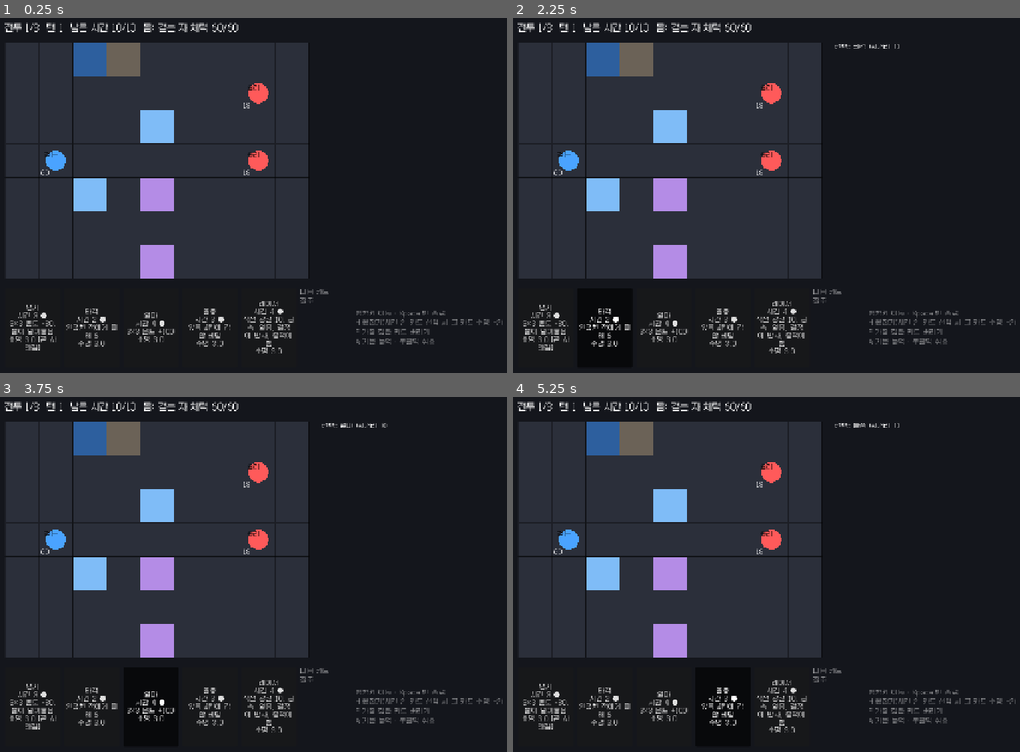
Above: before the commit, frames 1-4 (two rows, left to right).
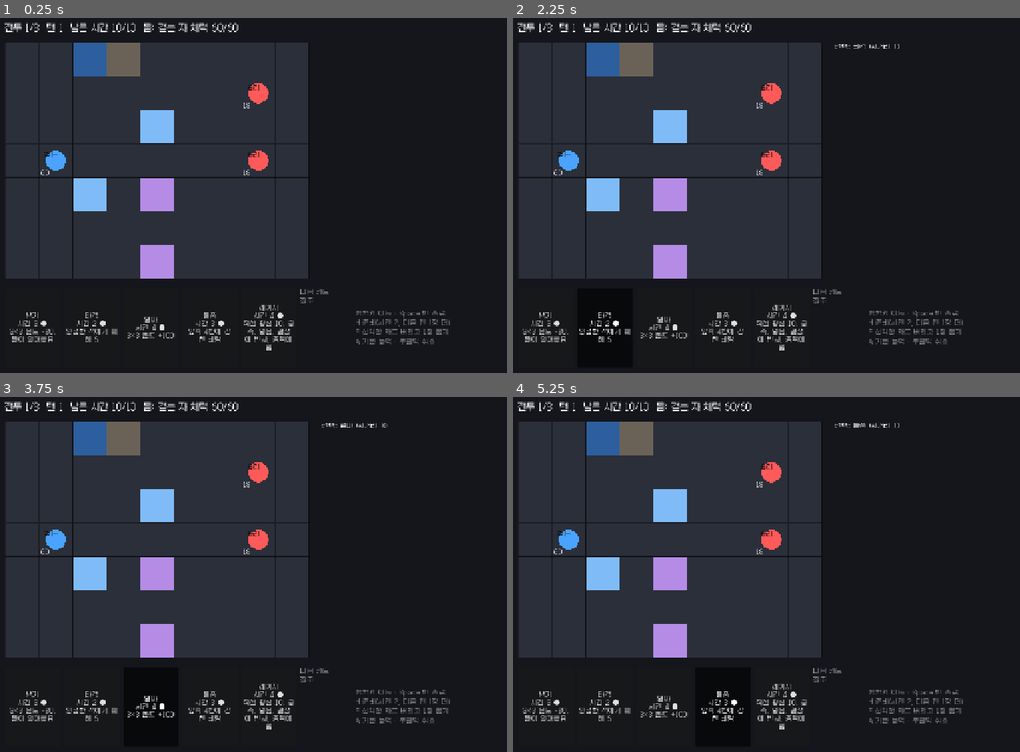
Above: after the commit, the same moments.

Repository: Luchenia/everycard
Game: Godot game, scene res://scenes/battle.tscn
Same seed, same stepped clock (60 frames per second), same inputs: the game is played once before the commit and once after it.
Inputs (mouse positions are in pixels of both pictures, inside the frame that each line leads up to):
- Up to frame 1 (0.25 s): no input
- Up to frame 2 (2.25 s): click (543, 326) at 0.5 s, where only the run before the commit has a clickable "냉기 시간 3 ● 3×3 온도 -80. 물이 얼어붙음…"; click (543, 326) at 1.25 s, where only the run after the commit has a clickable "냉기 시간 3 ● 3×3 온도 -80. 물이 얼어붙음"; click (604, 326) at 2 s, where only the run before the commit has a clickable "타격 시간 2 ● 인접한 적에게 피해 6 수명 3.0"
- Up to frame 3 (3.75 s): click (91, 705) at 2.75 s, where only the run after the commit has a clickable "타격 시간 2 ● 인접한 적에게 피해 6"; click (152, 705) at 3.5 s, where only the run before the commit has a clickable "열파 시간 4 ● 3×3 온도 +100 수명 3.0"
- Up to frame 4 (5.25 s): click (665, 705) at 4.25 s, where only the run after the commit has a clickable "열파 시간 4 ● 3×3 온도 +100"; click (720, 705) at 5 s, where only the run before the commit has a clickable "돌풍 시간 3 ● 앞쪽 4칸에 강한 바람 수명 3.0"

The runs differ from the first frame. In frame 1, 2.2% of the frame differs, in the area x 1-100%, y 79-95%; in frame 2, 2.3%; in frame 3, 2.3%; in frame 4, 2.3%.

Commit message:
feat: relaxed hand mode (default): cards stay, time speed sets draws, heavy cards take two slots
Co-Authored-By: Claude Opus 5.5 <noreply@anthropic.com>
Claude-Session: https://claude.ai/code/session_01Lpp6z2a9FxR3iVL1P5DjBQ

Diff:
--- a/src/sim/battle.gd
+++ b/src/sim/battle.gd
@@ -5,6 +5,7 @@
 
 const TURN_TIME := 10
 const HOLD_COST := 2
+const HAND_MODE := "relaxed"   # "relaxed" | "lifespan"
 
 var catalog: Catalog
 var rng: SimRng
@@ -86,7 +87,7 @@
 func _rebuild_belt() -> void:
 	belt_owner = human()
 	if belt_owner != null:
-		belt = HandBelt.new(belt_owner.deck, rng, catalog)
+		belt = HandBelt.new(belt_owner.deck, rng, catalog, 5, true, HAND_MODE)
 
 func _on_meta(part: Dictionary, user) -> void:
 	if user != human():
@@ -182,10 +183,10 @@
 	_log("hold", "손패 붙잡기", {})
 	return true
 
-func cmd_flush() -> bool:
+func cmd_flush(slot := -1) -> bool:
 	if phase != "player":
 		return false
-	belt.flush()
+	belt.flush(slot)
 	_log("flush", "손패 흘려보내기", {})
 	return true
 
--- a/src/sim/hand_belt.gd
+++ b/src/sim/hand_belt.gd
@@ -1,8 +1,10 @@
 class_name HandBelt
 extends RefCounted
-## Lifespan hand: each card in hand has its own remaining life. At turn end every life drops by
-## the turn speed (the time_scale of the player's cell); burnt-out cards go to the discard pile and
-## their slots refill from the draw pile in place. Heavy cards live longer.
+## The hand. Two modes:
+## - "relaxed" (default): cards stay until used. At turn end, empty slots receive floor(2 x speed)
+##   draws (speed = time_scale of the player's cell). Heavy cards take two slots.
+## - "lifespan": each card has its own remaining life that drops by the speed each turn end;
+##   burnt-out cards leave and every empty slot refills. Heavy cards live longer.
 
 const BASE_LIFE := 3
 const HEAVY_BONUS := 2
@@ -14,9 +16,12 @@
 var draw_pile: Array = []
 var discard: Array = []
 var _hold := false
-var reverse_next := false  # set by "reverse" meta effects: next turn end restores 1 life instead of decaying
+var reverse_next := false  # "reverse" meta effect: lifespan restores 1 life / relaxed draws 1 more
+var mode := "relaxed"
+var _bonus_draws := 0
 
-func _init(deck: Array, r: SimRng, cat: Catalog, size := 5, shuffle_deck := true) -> void:
+func _init(deck: Array, r: SimRng, cat: Catalog, size := 5, shuffle_deck := true, hand_mode := "relaxed") -> void:
+	mode = hand_mode
 	catalog = cat
 	rng = r
 	draw_pile = deck.duplicate()
@@ -25,6 +30,9 @@
 	slots.resize(size)
 	slots.fill(null)
 	_fill()
+
+func _heavy(id: String) -> bool:
+	return int(Effects.card_def(id, catalog).get("weight", 1)) > 1
 
 func life_for(id: String) -> float:
 	var w := int(Effects.card_def(id, catalog).get("weight", 1))
@@ -44,20 +52,48 @@
 		rng.shuffle(draw_pile)
 	return draw_pile.pop_front()
 
-func _fill() -> void:
-	for i in slots.size():
-		if slots[i] == null:
-			var id := _draw()
+## Draws into empty slots, at most max_draws cards (-1 = no limit). In relaxed mode a heavy
+## card needs two adjacent empty slots; if there is no room it waits on top of the draw pile.
+func _fill(max_draws := -1) -> void:
+	var drawn := 0
+	var i := 0
+	while i < slots.size():
+		if max_draws >= 0 and drawn >= max_draws:
+			return
+		if slots[i] != null:
+			i += 1
+			continue
+		var id := preview() if not draw_pile.is_empty() else ""
+		if id == "":
+			id = _draw()
 			if id == "":
 				return
+			draw_pile.push_front(id)
+		if mode == "relaxed" and _heavy(id):
+			if i + 1 >= slots.size() or slots[i + 1] != null:
+				i += 1
+				continue
+			_draw()
 			slots[i] = {"card_id": id, "life": life_for(id)}
+			slots[i + 1] = {"card_id": id, "tail": true}
+			drawn += 1
+			i += 2
+			continue
+		_draw()
+		slots[i] = {"card_id": id, "life": life_for(id)}
+		drawn += 1
+		i += 1
 
 ## Removes the card in a slot (it goes to the discard pile) and returns its id.
 func take(slot: int) -> String:
 	if slot < 0 or slot >= slots.size() or slots[slot] == null:
 		return ""
+	if slots[slot].get("tail", false):
+		slot -= 1
 	var id: String = slots[slot]["card_id"]
 	slots[slot] = null
+	if slot + 1 < slots.size() and slots[slot + 1] != null and slots[slot + 1].get("tail", false):
+		slots[slot + 1] = null
 	discard.append(id)
 	return id
 
@@ -66,6 +102,12 @@
 	slots[i] = null
 
 func end_turn(speed: float) -> void:
+	if mode == "relaxed":
+		var n := int(floor(clampf(speed, 0.0, 2.0) * 2.0 + 0.0001)) + _bonus_draws + (1 if reverse_next else 0)
+		_bonus_draws = 0
+		reverse_next = false
+		_fill(n)
+		return
 	var decay := clampf(speed, 0.0, 2.0)
 	if _hold:
 		decay = 0.0
@@ -83,13 +125,24 @@
 
 ## hold() freezes every card's life this turn; hold(slot) extends one card's life instead.
 func hold(slot := -1) -> void:
+	if mode == "relaxed":
+		_bonus_draws += 1
+		return
 	if slot >= 0 and slot < slots.size() and slots[slot] != null:
 		slots[slot]["life"] += HOLD_BONUS
 	else:
 		_hold = true
 
-## Burns the card closest to burning out right away and refills its slot.
-func flush() -> void:
+## Lifespan: burns the card closest to burning out and refills. Relaxed: discards the given
+## card (or the first one) and draws one replacement now.
+func flush(slot := -1) -> void:
+	if mode == "relaxed":
+		if slot < 0 or slot >= slots.size() or slots[slot] == null:
+			slot = slots.find_custom(func(x): return x != null)
+		if slot >= 0:
+			take(slot)
+		_fill(1)
+		return
 	var best := -1
 	for i in slots.size():
 		if slots[i] != null and (best < 0 or slots[i]["life"] < slots[best]["life"]):
@@ -98,8 +151,10 @@
 		_burn(best)
 	_fill()
 
-## Index of the card that will burn first (for the UI), or -1.
+## Index of the card that will burn first (for the UI), or -1. Always -1 in relaxed mode.
 func next_to_burn() -> int:
+	if mode == "relaxed":
+		return -1
 	var best := -1
 	for i in slots.size():
 		if slots[i] != null and (best < 0 or slots[i]["life"] < slots[best]["life"]):
--- a/src/view/battle_screen.gd
+++ b/src/view/battle_screen.gd
@@ -122,9 +122,16 @@
 			btn.custom_minimum_size = Vector2(118, 170)
 			btn.toggle_mode = true
 			btn.button_pressed = i == selected
-			btn.text = "(빈 칸)" if s == null else _card_text(s["card_id"]) + "\n수명 %.1f%s" % [s["life"], " [곧 사라짐]" if i == b.belt.next_to_burn() else ""]
+			if s != null and s.get("tail", false):
+				btn.text = "(무거운 카드)"
+			elif s == null:
+				btn.text = "(빈 칸)"
+			elif b.belt.mode == "lifespan":
+				btn.text = _card_text(s["card_id"]) + "\n수명 %.1f%s" % [s["life"], " [곧 사라짐]" if i == b.belt.next_to_burn() else ""]
+			else:
+				btn.text = _card_text(s["card_id"])
 			btn.autowrap_mode = TextServer.AUTOWRAP_WORD
-			btn.disabled = s == null or flow.phase != "battle"
+			btn.disabled = s == null or s.get("tail", false) or flow.phase != "battle"
 			btn.pressed.connect(func(): _select(i))
 			hand_box.add_child(btn)
 		var pv := Label.new()
@@ -133,7 +140,7 @@
 		pv.modulate = Color(1, 1, 1, 0.6)
 		hand_box.add_child(pv)
 	var tips := Label.new()
-	tips.text = "방향키 이동 · Space 턴 종료\nH 붙잡기(시간 2, 카드 선택 시 그 카드 수명 +2)\nF 가장 짧은 카드 버리기\nA 기본 능력 · 우클릭 취소"
+	tips.text = "방향키 이동 · Space 턴 종료\nH 준비(시간 2, 다음 턴 1장 더)\nF 선택한 카드 버리고 1장 뽑기\nA 기본 능력 · 우클릭 취소"
 	tips.modulate = Color(1, 1, 1, 0.5)
 	hand_box.add_child(tips)
 	_update_info()
@@ -217,7 +224,7 @@
 			selected = -1
 			b.cmd_end_turn()
 		KEY_H: b.cmd_hold(selected)
-		KEY_F: b.cmd_flush()
+		KEY_F: b.cmd_flush(selected)
 		KEY_A:
 			if b.human() and b.human().base_ability == "step1":
 				return
--- a/tests/sim/battle_test.gd
+++ b/tests/sim/battle_test.gd
@@ -108,7 +108,7 @@
 
 func test_hold_one_card() -> void:
 	var b := Battle.new(c, 9, "hero", ["dummy"], LAYOUT)
-	var life: float = b.belt.slots[2]["life"]
-	assert_true(b.cmd_hold(2), "hold a single card")
+	assert_eq(b.belt.mode, Battle.HAND_MODE, "battle uses the configured hand mode")
+	assert_true(b.cmd_hold(2), "hold")
 	assert_eq(b.time_left, 8, "hold costs 2 time")
-	assert_eq(b.belt.slots[2]["life"], life + HandBelt.HOLD_BONUS, "that card lives longer")
+	assert_eq(b.belt._bonus_draws, 1, "relaxed hold: one extra draw next turn")
--- a/tests/sim/hand_belt_test.gd
+++ b/tests/sim/hand_belt_test.gd
@@ -14,7 +14,7 @@
 	var deck := []
 	for i in 10:
 		deck.append("light")
-	var b := HandBelt.new(deck, SimRng.new(1), c)
+	var b := HandBelt.new(deck, SimRng.new(1), c, 5, true, "lifespan")
 	assert_eq(b.slots.size(), 5, "5 slots")
 	assert_true(b.slots.all(func(s): return s != null), "initially full")
 	assert_eq(b.slots[0]["life"], float(HandBelt.BASE_LIFE), "light card starts with base life")
@@ -30,19 +30,19 @@
 		b.end_turn(1.0)
 	assert_eq(b.discard.size(), 5, "four original cards + taken card burned/discarded")
 	# heavy cards live longer
-	var hb := HandBelt.new(["heavy", "light", "light", "light", "light", "light"], SimRng.new(1), c, 5, false)
+	var hb := HandBelt.new(["heavy", "light", "light", "light", "light", "light"], SimRng.new(1), c, 5, false, "lifespan")
 	assert_eq(hb.slots[0]["life"], float(HandBelt.BASE_LIFE + HandBelt.HEAVY_BONUS), "heavy card lives longer")
 	for k in HandBelt.BASE_LIFE:
 		hb.end_turn(1.0)
 	assert_eq(ids(hb)[0], "heavy", "heavy outlives light cards")
 	# speed scales decay
-	var s1 := HandBelt.new(deck.duplicate(), SimRng.new(1), c)
+	var s1 := HandBelt.new(deck.duplicate(), SimRng.new(1), c, 5, true, "lifespan")
 	s1.end_turn(0.5)
 	assert_eq(s1.slots[0]["life"], float(HandBelt.BASE_LIFE) - 0.5, "slow time: life drops slower")
 	s1.end_turn(2.0)
 	assert_eq(s1.slots[0]["life"], float(HandBelt.BASE_LIFE) - 2.5, "fast time: life drops faster")
 	# hold all: no decay this turn
-	var h2 := HandBelt.new(deck.duplicate(), SimRng.new(1), c)
+	var h2 := HandBelt.new(deck.duplicate(), SimRng.new(1), c, 5, true, "lifespan")
 	h2.hold()
 	h2.end_turn(1.0)
 	assert_eq(h2.slots[0]["life"], float(HandBelt.BASE_LIFE), "hold: no decay")
@@ -50,19 +50,19 @@
 	h2.hold(3)
 	assert_eq(h2.slots[3]["life"], float(HandBelt.BASE_LIFE + HandBelt.HOLD_BONUS), "hold slot: life extended")
 	# flush burns the card closest to burning out and refills
-	var f := HandBelt.new(deck.duplicate(), SimRng.new(1), c)
+	var f := HandBelt.new(deck.duplicate(), SimRng.new(1), c, 5, true, "lifespan")
 	f.slots[4]["life"] = 0.5
 	f.flush()
 	assert_eq(f.discard.size(), 1, "flush discards one")
 	assert_eq(f.slots[4]["life"], float(HandBelt.BASE_LIFE), "flushed the lowest-life card, refilled in place")
 	# small deck reuses discard pile
-	var small := HandBelt.new(["light", "light", "light"], SimRng.new(1), c)
+	var small := HandBelt.new(["light", "light", "light"], SimRng.new(1), c, 5, true, "lifespan")
 	assert_eq(ids(small).filter(func(x): return x != null).size(), 3, "only 3 cards")
 	small.take(0); small.take(1)
 	small.end_turn(1.0)
 	assert_true(ids(small).filter(func(x): return x != null).size() >= 2, "discard reshuffled into draw")
 	# all empty: stays null without errors
-	var none := HandBelt.new([], SimRng.new(1), c)
+	var none := HandBelt.new([], SimRng.new(1), c, 5, true, "lifespan")
 	none.end_turn(1.0)
 	assert_true(none.slots.all(func(s): return s == null), "empty deck: all null")
 	assert_eq(none.preview(), "", "no preview")
--- /dev/null
+++ b/tests/sim/hand_relaxed_test.gd
@@ -0,0 +1,50 @@
+extends TestCase
+## Relaxed hand: cards stay until used; at turn end empty slots receive round(2 x speed) draws;
+## heavy cards take two slots.
+
+var c: Catalog
+
+func cards_in(b: HandBelt) -> int:
+	return b.slots.filter(func(s): return s != null and not s.get("tail", false)).size()
+
+func run() -> void:
+	c = Catalog.load_dir("res://data")
+	c.cards["light"] = {"id": "light", "weight": 1}
+	c.cards["heavy"] = {"id": "heavy", "weight": 2}
+	var deck := []
+	for i in 12:
+		deck.append("light")
+	var b := HandBelt.new(deck, SimRng.new(1), c, 5, true, "relaxed")
+	assert_eq(cards_in(b), 5, "starts full")
+	b.end_turn(1.0)
+	assert_eq(cards_in(b), 5, "unused cards stay")
+	assert_eq(b.discard.size(), 0, "nothing burns")
+	b.take(0); b.take(1); b.take(2)
+	b.end_turn(1.0)
+	assert_eq(cards_in(b), 4, "normal speed draws 2")
+	b.take(0); b.take(1); b.take(3)
+	b.end_turn(0.3)
+	assert_eq(cards_in(b), 1, "slow time (0.3) draws 0")
+	b.end_turn(2.0)
+	assert_eq(cards_in(b), 5, "fast time draws up to 4")
+	# heavy takes two slots
+	var h := HandBelt.new(["heavy", "light", "light", "light", "light", "light"], SimRng.new(1), c, 5, false, "relaxed")
+	assert_eq(h.slots[0]["card_id"], "heavy", "heavy first")
+	assert_true(h.slots[1]["tail"], "heavy occupies next slot")
+	assert_eq(cards_in(h), 4, "heavy + 3 light fill 5 slots")
+	assert_eq(h.take(1), "heavy", "taking the tail takes the heavy card")
+	assert_true(h.slots[0] == null and h.slots[1] == null, "both slots freed")
+	# hold: one extra draw next turn
+	var k := HandBelt.new(deck.duplicate(), SimRng.new(1), c, 5, true, "relaxed")
+	k.take(0); k.take(1); k.take(2)
+	k.hold()
+	k.end_turn(1.0)
+	assert_eq(cards_in(k), 5, "hold: draws 3 instead of 2")
+	# flush: discard one and draw one now
+	var f := HandBelt.new(deck.duplicate(), SimRng.new(1), c, 5, true, "relaxed")
+	f.flush(2)
+	assert_eq(f.discard.size(), 1, "flush discards chosen card")
+	assert_eq(cards_in(f), 5, "and draws a replacement")
+	var none := HandBelt.new([], SimRng.new(1), c, 5, true, "relaxed")
+	none.end_turn(1.0)
+	assert_true(none.slots.all(func(s): return s == null), "empty deck ok")
Binary file changed: evidence/stage1/01_start.png
Binary file changed: evidence/stage1/02_oil_and_preview.png
Binary file changed: evidence/stage1/03_after_chain.png
Not shown, added: tests/sim/hand_relaxed_test.gd.uid
